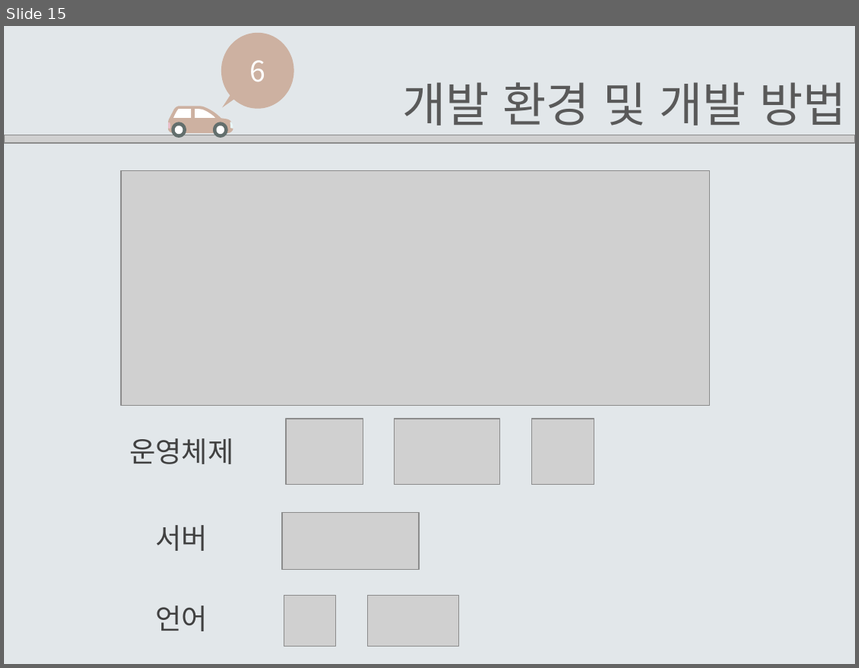
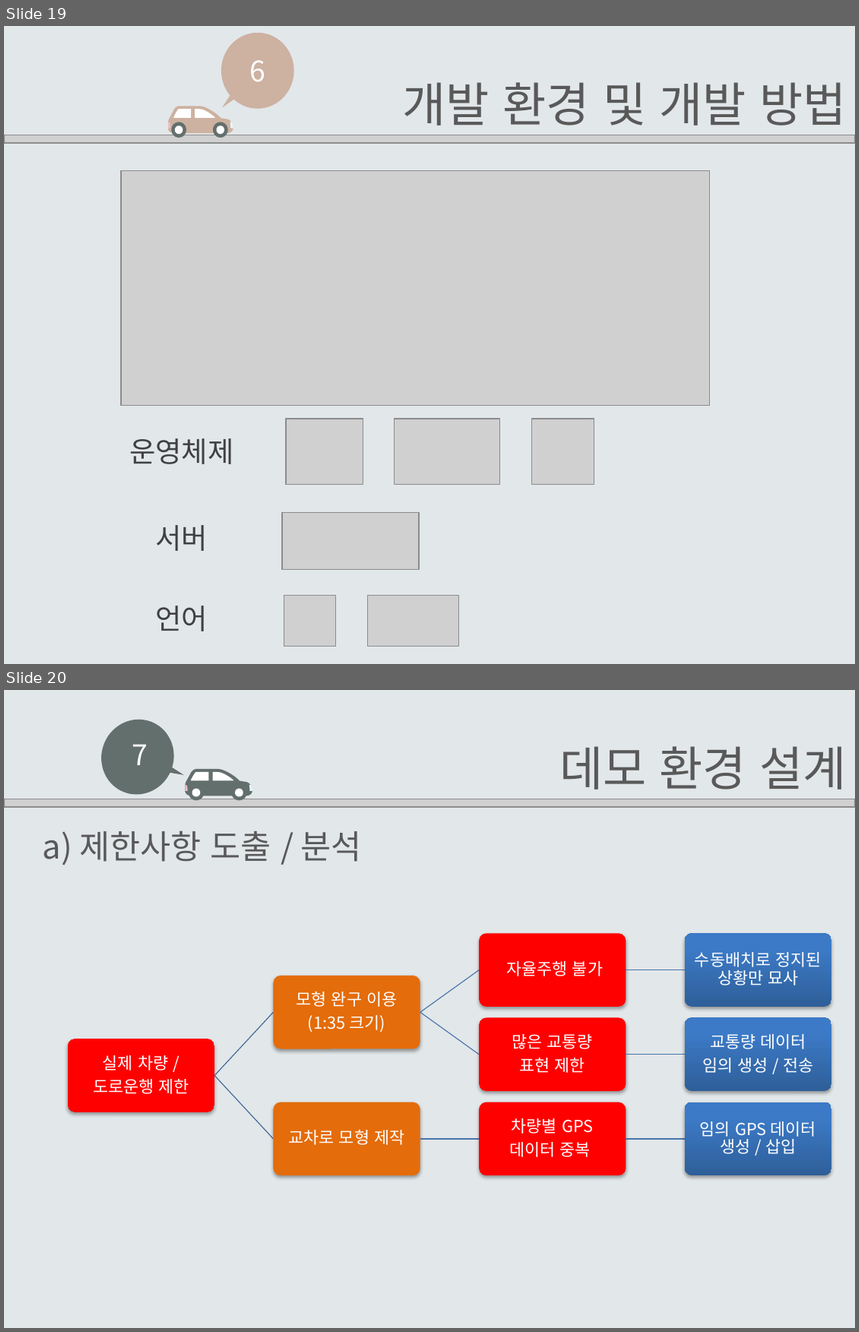
Before and after one commit to EomHeeSang/grad_proj, a slide deck: 발표자료/설계서2-14(엄희상,박주호,김태경).pptx. Shown one above the other, each under a label of ours: slide 15 before the commit, slides 19 and 20 after it. The pictures are 859x668 and 859x1332 pixels, drawn with LibreOffice and Linux fonts; fonts in the diff are those of the drawing; grey boxes stand for pictures. Boxes give left, top, right and bottom in pixels: in the first picture for what was removed or moved away, otherwise in the second. Text is boxed around its words. In the diff, an @@ line names an element or a change of style, - is before the commit and + after.

```diff
--- a/발표자료/설계서2-14(엄희상,박주호,김태경).pptx
+++ b/발표자료/설계서2-14(엄희상,박주호,김태경).pptx
@@ slide 20 added at <box>4,690,855,1328</box>, background #E2E7EA @@
@@ group added at <box>4,708,855,810</box>: 11 freeform shapes, 2 texts, 1 picture @@
+데모 환경 설계
+7
@@ text added at <box>43,831,362,865</box>, 28 pt, text #595959 @@
+a) 제한사항 도출 / 분석
@@ group added at <box>68,933,832,1175</box>: 9 rounded rectangles, 9 texts, 8 freeform shapes @@
+실제 차량 /
+도로운행 제한
+모형 완구 이용
+(1:35 크기)
+자율주행 불가
+수동배치로 정지된 상황만 묘사
+많은 교통량
+표현 제한
+교통량 데이터
+임의 생성 / 전송
+교차로 모형 제작
+차량별 GPS
+데이터 중복
+임의 GPS 데이터 생성 / 삽입
@@ what was slide 15 is now slide 19 @@
```
Also in this commit, not shown: 5 slides changed, 4 other slides added, 3 other files.
